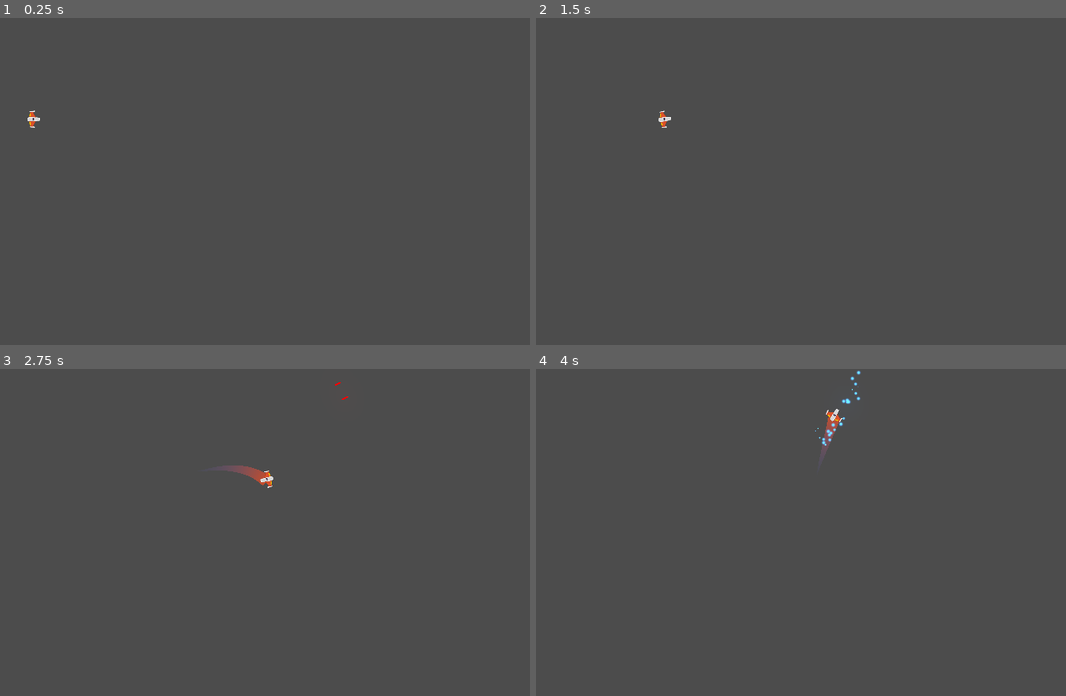
Above: before the commit, frames 1-4 (two rows, left to right).
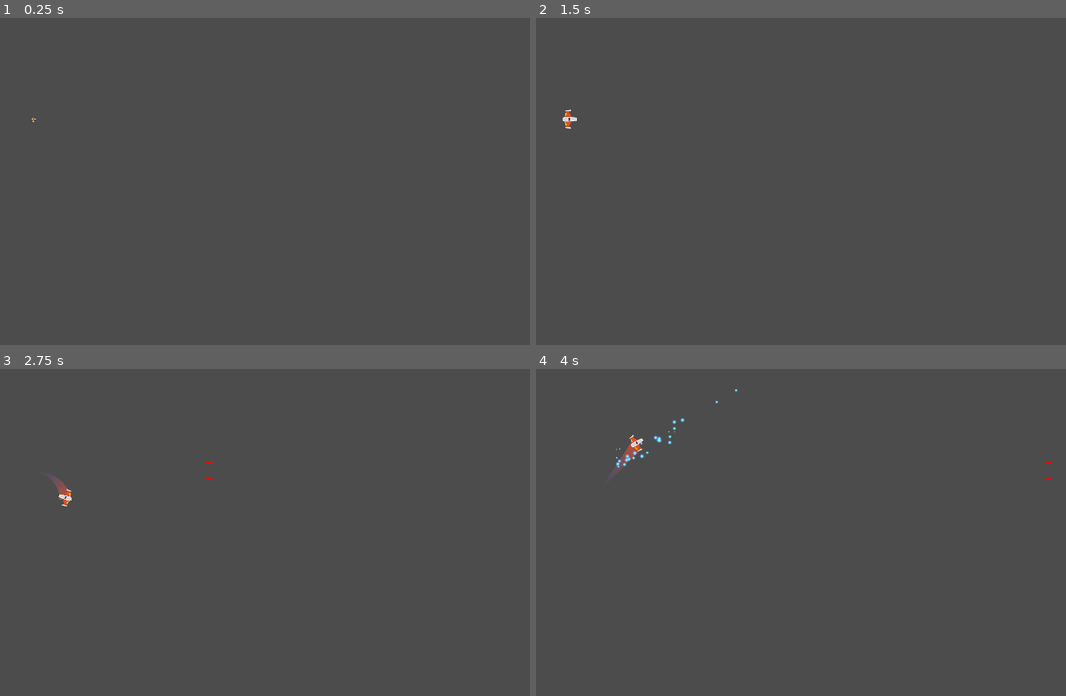
Above: after the commit, the same moments.

Repository: prietodactyl/Meteoritos
Game: Godot game, scene res://Juego/Niveles/NivelTest.tscn
Two runs of this game, one before a commit and one after it. Both use one fixed random seed, a clock stepped at 60 frames per second and the inputs below.
Inputs (mouse positions are in pixels of both pictures, inside the frame that each line leads up to):
- Up to frame 1 (0.25 s): no input
- Up to frame 2 (1.5 s): tap Enter at 0.5 s; move the mouse to (880, 188) at 0.52 s; hold W (Mover Adelante) 0.53-1.28 s; hold S (Mover atrás) 0.53-1.28 s; move the mouse to (599, 224) at 1.27 s; tap A (Rotar Antihorario) at 1.35 s
- Up to frame 3 (2.75 s): tap Space (disparo_principal) at 2 s; move the mouse to (265, 473) at 2.02 s; hold W (Mover Adelante) from 2.03 s (still down); hold D (Rotar Horario) from 2.03 s (still down)
- Up to frame 4 (4 s): move the mouse to (700, 630) at 2.77 s; release D (Rotar Horario) at 2.78 s; tap Space (disparo_principal) at 2.85 s; move the mouse to (933, 610) at 3.52 s; release W (Mover Adelante) at 3.53 s; right-click (933, 610) at 3.6 s

The runs differ from the first frame. In frame 1, less than 0.1% of the frame differs, in the area x 5-8%, y 28-34%; in frame 2, 0.1%; in frame 3, 0.4%; in frame 4, 0.6%, in the area x 14-98%, y 0-34%.

Commit message:
Animacion spawn y estados jugador

Diff:
--- a/Juego/Naves/Player/Player.gd
+++ b/Juego/Naves/Player/Player.gd
@@ -1,5 +1,8 @@
 class_name Player
 extends RigidBody2D
+
+## Enums
+enum ESTADO{SPAWN, VIVO, INVENCIBLE, MUERTO}
 
 ## Atributos export
 export var potencia_motor:int = 20
@@ -9,14 +12,24 @@
 ## Atributos
 var empuje:Vector2 = Vector2.ZERO
 var dir_rotacion:int = 0
+var estado_actual:int = ESTADO.SPAWN
 
 ## Atributos onready
 onready var canion:Canion = $Canion
 onready var laser:RayoLaser = $LaserBeam2D
 onready var estela:Estela = $EstelaPuntoInicio/Trail2D
 onready var motor_sfx:Motor = $MotorSFX
+onready var colisionador:CollisionShape2D = $CollisionShape2D
+
+## Señales internas
+func _on_AnimationPlayer_animation_finished(anim_name: String) -> void:
+	if anim_name == "spawn":
+		controlador_estados(ESTADO.VIVO)
 
 ## Métodos
+func _ready() -> void:
+	pass
+
 func _integrate_forces(state: Physics2DDirectBodyState) -> void:
 	apply_torque_impulse(dir_rotacion * potencia_rotacion)
 	apply_central_impulse(empuje.rotated(rotation))
@@ -25,6 +38,9 @@
 	player_input()
 
 func _unhandled_input(event: InputEvent) -> void:
+	if not esta_input_activo():
+		return
+
 	# Disparo Rayo
 	if event.is_action("disparo_secundario"):
 		laser.set_is_casting(true)
@@ -44,7 +60,34 @@
 		motor_sfx.sonido_off()
 
 ## Métodos Custom
+func controlador_estados(nuevo_estado:int) -> void:
+	match nuevo_estado:
+		ESTADO.SPAWN:
+			colisionador.set_deferred("disabled", true)
+			canion.set_puede_disparar(false)
+		ESTADO.VIVO:
+			colisionador.set_deferred("disabled", false)
+			canion.set_puede_disparar(true)
+		ESTADO.INVENCIBLE:
+			colisionador.set_deferred("disabled", true)
+		ESTADO.MUERTO:
+			colisionador.set_deferred("disabled", true)
+			canion.set_puede_disparar(false)
+			queue_free()
+		_:
+			printerr("Error de estado")
+
+	estado_actual = nuevo_estado
+
+func esta_input_activo() -> bool:
+	if estado_actual in [ESTADO.MUERTO, ESTADO.SPAWN]:
+		return false
+	return true
+
 func player_input() -> void:
+	if not esta_input_activo():
+		return
+
 	# Empuje
 	empuje = Vector2.ZERO
 	if Input.is_action_pressed("Mover Adelante"):
--- a/Juego/Naves/Player/Player.tscn
+++ b/Juego/Naves/Player/Player.tscn
@@ -10,6 +10,53 @@
 
 [sub_resource type="CircleShape2D" id=1]
 radius = 19.105
+
+[sub_resource type="Animation" id=2]
+length = 0.001
+tracks/0/type = "value"
+tracks/0/path = NodePath("Sprite:scale")
+tracks/0/interp = 1
+tracks/0/loop_wrap = true
+tracks/0/imported = false
+tracks/0/enabled = true
+tracks/0/keys = {
+"times": PoolRealArray( 0 ),
+"transitions": PoolRealArray( 1 ),
+"update": 0,
+"values": [ Vector2( 0.5, 0.5 ) ]
+}
+
+[sub_resource type="Animation" id=3]
+resource_name = "default"
+length = 0.001
+tracks/0/type = "value"
+tracks/0/path = NodePath("Sprite:scale")
+tracks/0/interp = 1
+tracks/0/loop_wrap = true
+tracks/0/imported = false
+tracks/0/enabled = true
+tracks/0/keys = {
+"times": PoolRealArray( 0 ),
+"transitions": PoolRealArray( 1 ),
+"update": 0,
+"values": [ Vector2( 0.5, 0.5 ) ]
+}
+
+[sub_resource type="Animation" id=4]
+resource_name = "spawn"
+length = 1.6
+tracks/0/type = "value"
+tracks/0/path = NodePath("Sprite:scale")
+tracks/0/interp = 1
+tracks/0/loop_wrap = true
+tracks/0/imported = false
+tracks/0/enabled = true
+tracks/0/keys = {
+"times": PoolRealArray( 0, 1.2, 1.6 ),
+"transitions": PoolRealArray( 1, 1, 1 ),
+"update": 0,
+"values": [ Vector2( 1e-05, 1e-05 ), Vector2( 0.7, 0.7 ), Vector2( 0.5, 0.5 ) ]
+}
 
 [node name="Player" type="RigidBody2D"]
 z_index = 50
@@ -34,6 +81,7 @@
 
 [node name="CollisionShape2D" type="CollisionShape2D" parent="."]
 shape = SubResource( 1 )
+disabled = true
 
 [node name="Canion" parent="." instance=ExtResource( 4 )]
 position = Vector2( 3, 0 )
@@ -57,6 +105,13 @@
 
 [node name="MotorSFX" parent="." instance=ExtResource( 7 )]
 
+[node name="AnimationPlayer" type="AnimationPlayer" parent="."]
+autoplay = "spawn"
+anims/RESET = SubResource( 2 )
+anims/default = SubResource( 3 )
+anims/spawn = SubResource( 4 )
+
 [connection signal="timeout" from="Canion/TimerEnfriamiento" to="Canion" method="_on_TimerEnfriamiento_timeout"]
+[connection signal="animation_finished" from="AnimationPlayer" to="." method="_on_AnimationPlayer_animation_finished"]
 
 [editable path="Canion"]
--- a/Juego/Proyectiles/Canion.gd
+++ b/Juego/Proyectiles/Canion.gd
@@ -12,6 +12,7 @@
 onready var disparo_sfx:AudioStreamPlayer2D = $DisparoSFX
 onready var esta_enfriado:bool = true
 onready var esta_disparando:bool = false setget set_esta_disparando
+onready var puede_disparar:bool = false setget set_puede_disparar
 
 ## Atributos
 var puntos_disparo:Array = []
@@ -19,6 +20,9 @@
 ## Setters y getters
 func set_esta_disparando(disparando:bool) -> void:
 	esta_disparando = disparando
+
+func set_puede_disparar(duenio_puede: bool) -> void:
+	puede_disparar = duenio_puede
 
 ## Métodos
 func _ready() -> void:
Not shown: 1 places in Juego/Naves/Player/Player.tscn that only renumber resources
